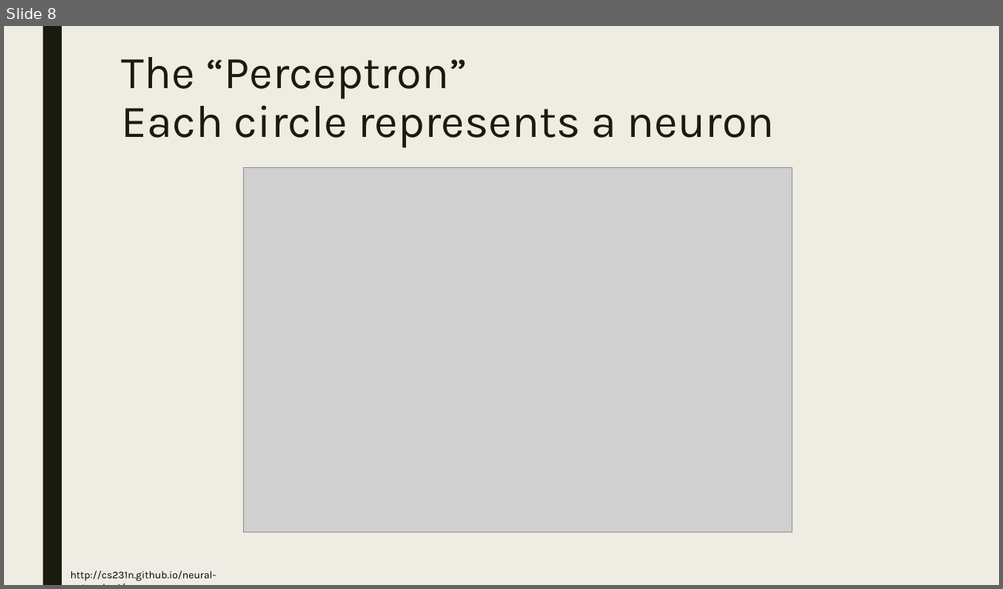
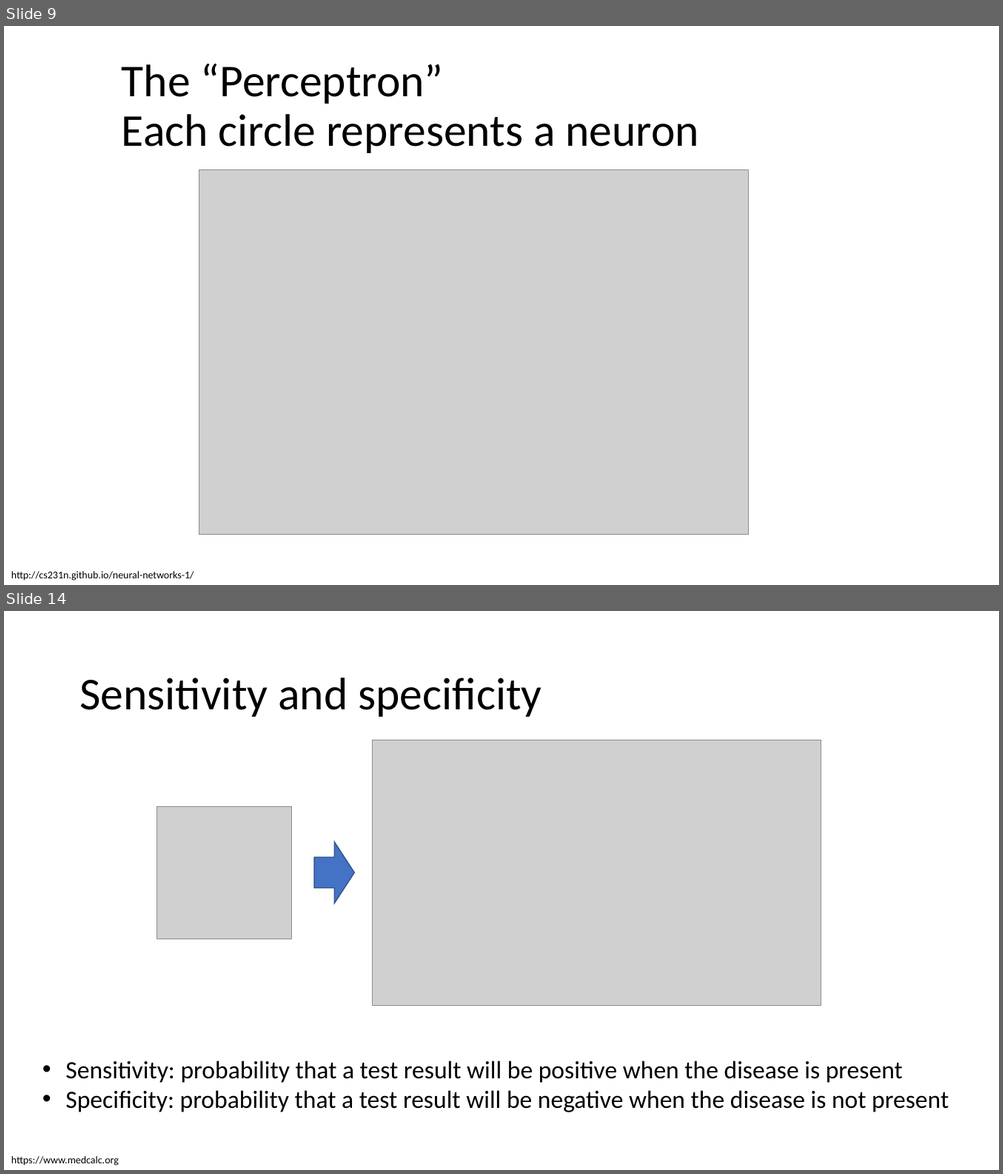
Before and after one commit to bahadirbklg/intro, a slide deck: 1 - introduction/DLMR 1 - introduction.pptx. Shown one above the other, each under a label of ours: slide 8 before the commit, slides 9 and 14 after it; the slides between them are not shown. The pictures are 1003x589 and 1003x1174 pixels, drawn with LibreOffice and Linux fonts; fonts in the diff are those of the drawing; grey boxes stand for pictures. Boxes give left, top, right and bottom in pixels: in the first picture for what was removed or moved away, otherwise in the second. Text is boxed around its words. In the diff, an @@ line names an element or a change of style, - is before the commit and + after.

```diff
--- a/1 - introduction/DLMR 1 - introduction.pptx
+++ b/1 - introduction/DLMR 1 - introduction.pptx
@@ slide 14 added at (4,611,999,1170), background #FFFFFF @@
@@ title added at (79,678,541,717), 44 pt, text #000000 @@
+Sensitivity and specificity
@@ picture added at (373,740,821,1006) @@
@@ picture added at (157,806,291,940) @@
@@ right arrow added at (314,843,355,904), fill #4472C4, outline #325491 1 pt @@
@@ text added at (65,1061,948,1113), 24 pt, text #000000 @@
+• Sensitivity: probability that a test result will be positive when the disease is present
+• Specificity: probability that a test result will be negative when the disease is not present
@@ text added at (11,1156,119,1166), 10 pt, text #000000 @@
+https://www.medcalc.org
@@ what was slide 8 is now slide 9 @@
@@ slide 9 changed as well @@
@@ background #EFEDE3 to #FFFFFF @@
@@ rectangle removed at (42,26,62,585) @@
@@ title "The “Perceptron” Each circle represents ..." at (122,63,700,153): font Karla to Calibri, text colour #191B0E to #000000; line spacing 0.89 to 0.9; vertical alignment top to middle @@
@@ picture: place and size @@
-picture at (243,168,792,534)
+picture at (199,170,748,536)
@@ text "http://cs231n.github.io/neural-networks-1/": place and size @@
-text "http://cs231n.github.io/neural-networks-1/" at (71,571,216,582)
+text "http://cs231n.github.io/neural-networks-1/" at (11,571,194,581)
@@ text "http://cs231n.github.io/neural-networks-1/" at (11,571,194,581): font Karla to Calibri @@
```
Also in this commit, not shown: 16 other slides changed, 14 other slides added, 3 slides removed.
